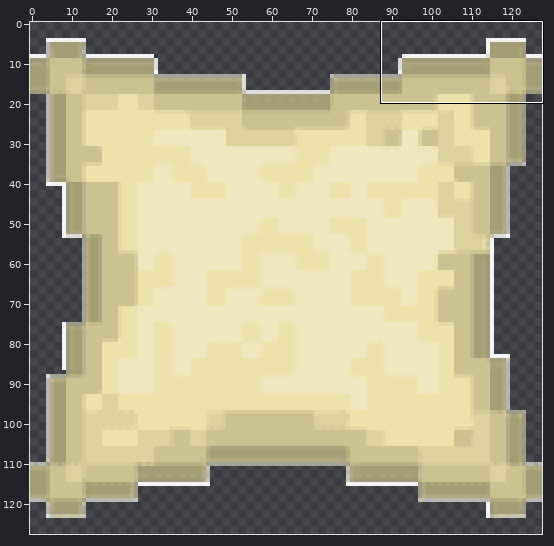
Sprite sheet -- src/main/resources/img/obstacles/pillow.png. The first picture is a wide view before the edit; the outline marks the close-up.
Close-up. Before the commit:
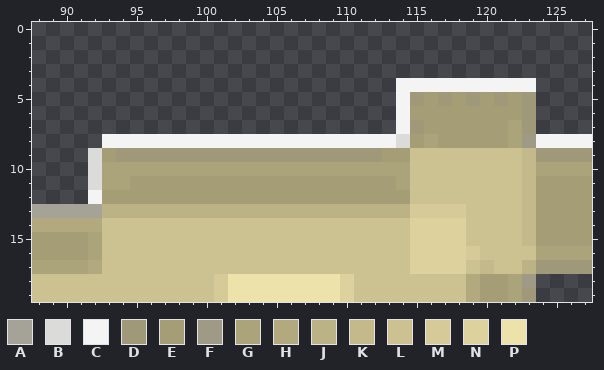
The file is 128x128 pixels. Colours within 5 levels of each other are drawn and written as one. Shown: x 88..127, y 0..19. The commit also changed other parts of the picture, which this record leaves out.
Palette (. is transparent): A #a5a397  B #dbdbda  C #f4f4f4  D #9f9979  E #a59d75  F #9e9a85  G #aba37a  H #b2a97e  J #bbb285  K #c3b98a  L #ccc291  M #d6cb98  N #ddd29d  P #ede2a9
Pixels before, first column x 88:
 4 ..........................CCCCCCCCCC....
 5 ..........................CDEDEDEDED....
 6 ..........................CEEEEEEEED....
 7 ..........................CDEEEEEEGD....
 8 .....CCCCCCCCCCCCCCCCCCCCCBEGEEEEEGFCCCC
 9 ....BEDDDDDDDDDDDDDDDDDDDEELLLLLLLLKDDDD
10 ....BGGGGGGGGGGGGGGGGGGGGGGLLLLLLLLKGGGG
11 ....BGGEEEEEEEEEEEEEEEEEEEGLLLLLLLLKEEEE
12 ....CEEEEEEEEEEEEEEEEEEEEEELLLLLLLLKEEEE
13 AAAAAJJJJJJJJJJJJJJJJJJJJJJMMMMLLLLKEEEE
14 HHHHHLLLLLLLLLLLLLLLLLLLLLLNNNNLLLLKEEEE
15 EEEEGLLLLLLLLLLLLLLLLLLLLLLNNNNLLLLKEEEE
16 EEEEGLLLLLLLLLLLLLLLLLLLLLLNNNNMLLLLGGGG
17 GGGGHLLLLLLLLLLLLLLLLLLLLLLNNNNLKLLJDDDD
18 LLLLLLLLLLLLLMPPPPPPPPNLLLLLLLLHEEGF....
19 LLLLLLLLLLLLLMPPPPPPPPNLLLLLLLLHEEGD....
After:
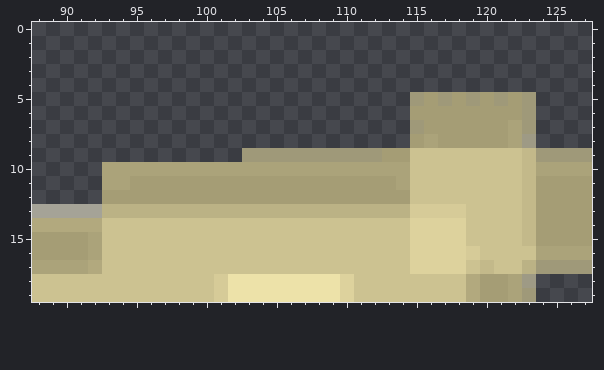
From old to new:
y 4: x 114..123 CCCCCCCCCC -> ..........
y 5..7: x 114 C -> .
y 8: x 93..114 CCCCCCCCCCCCCCCCCCCCCB -> ......................; x 124..127 CCCC -> ....
y 9: x 92..102 BEDDDDDDDDD -> ...........
y 10..11: x 92 B -> .
y 12: x 92 C -> .
Boxes around the changes in both close-ups, in picture pixels (x1, y1, x2, y2):
erased: (88, 78, 592, 204)
